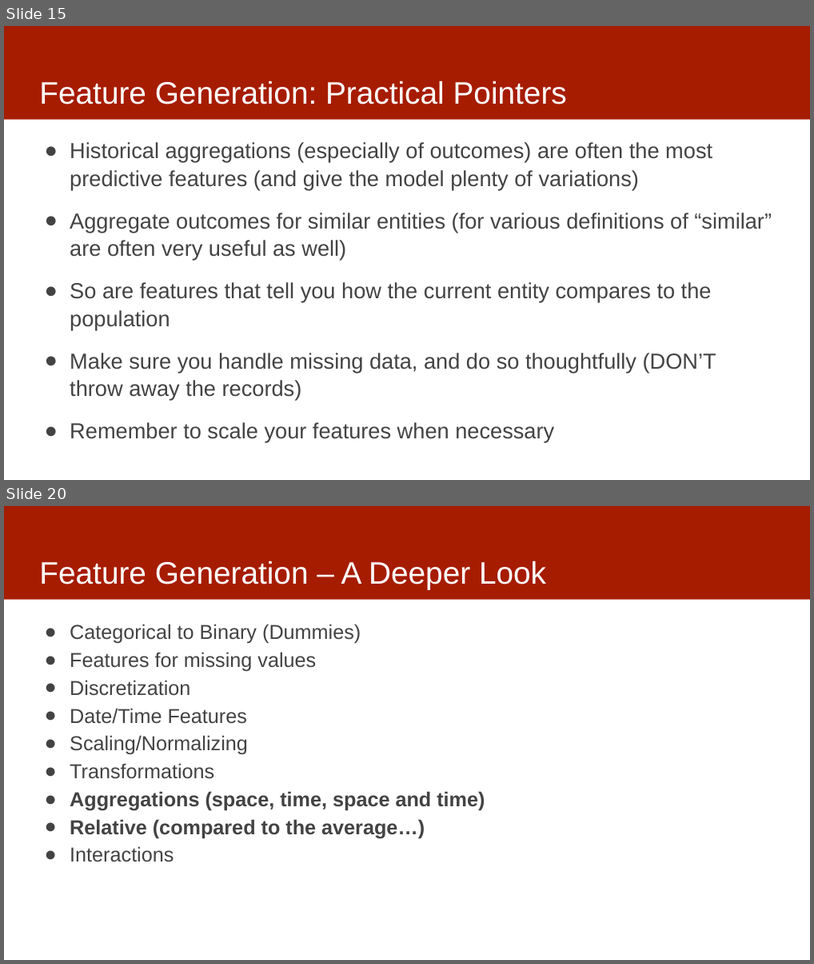
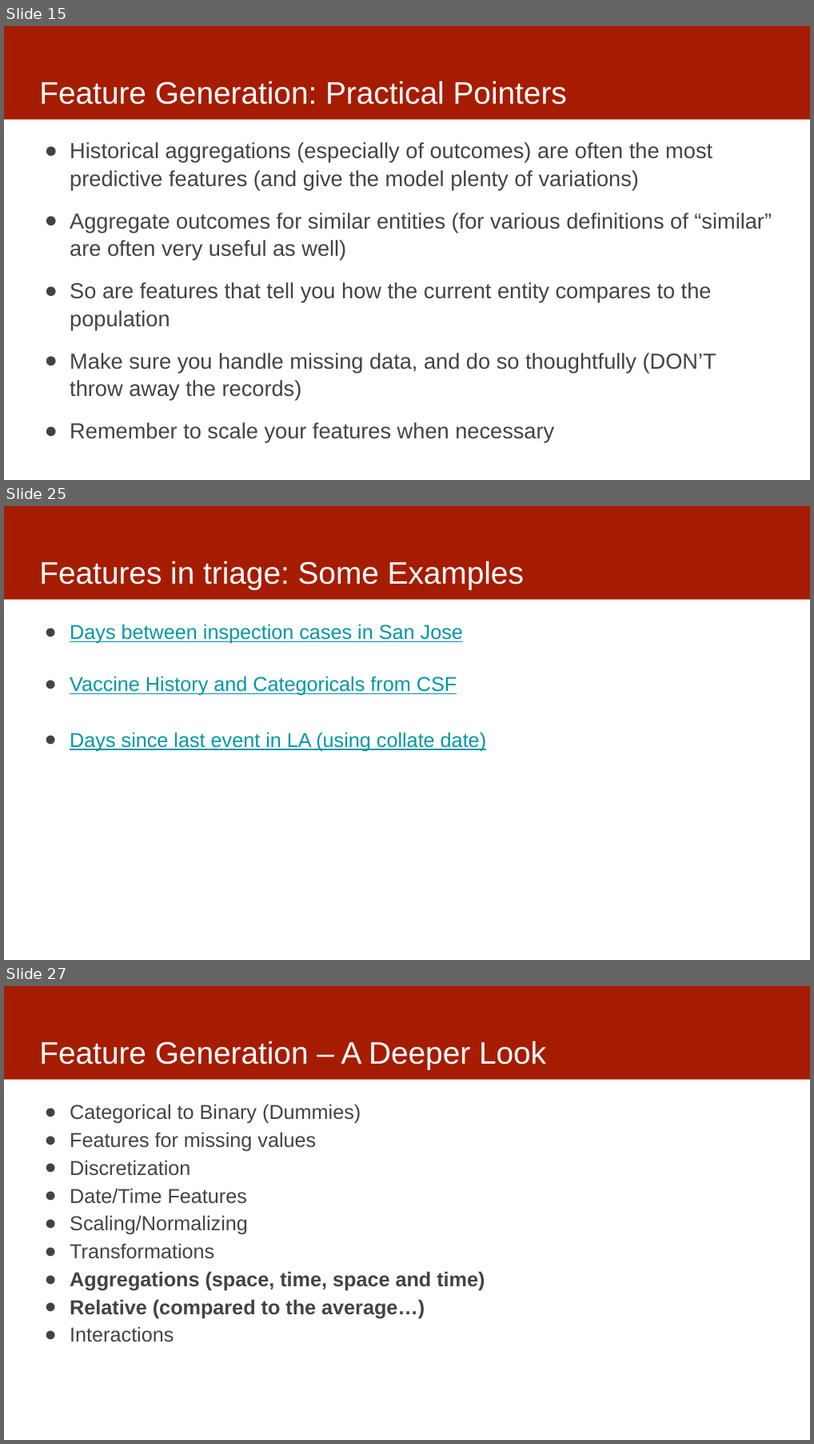
Before and after one commit to dssg/mlforpublicpolicylab, a slide deck: Lectures/12-features-and-imputation.pptx. Shown one above the other, each under a label of ours: slides 15 and 20 before the commit, slides 15, 25 and 27 after it; the slides between them are not shown. The pictures are 814x964 and 814x1444 pixels, drawn with LibreOffice and Linux fonts; fonts in the diff are those of the drawing. Boxes give left, top, right and bottom in pixels: in the first picture for what was removed or moved away, otherwise in the second. Text is boxed around its words. In the diff, an @@ line names an element or a change of style, - is before the commit and + after.

```diff
--- a/Lectures/12-features-and-imputation.pptx
+++ b/Lectures/12-features-and-imputation.pptx
@@ slide 25 added at [4, 506, 810, 960], background #FFFFFF; not listed: 1 template element that a slide beside it also shows @@
@@ title added at [39, 561, 524, 590], 37 pt, text #FFFFFF @@
+Features in triage: Some Examples
@@ text added at [70, 624, 486, 752], 24 pt, text #0097A7, underline @@
+● Days between inspection cases in San Jose
+● Vaccine History and Categoricals from CSF
+● Days since last event in LA (using collate date)
@@ what was slide 20 is now slide 27 @@
```
Also in this commit, not shown: 3 slides changed, 6 other slides added, 1 other file.
